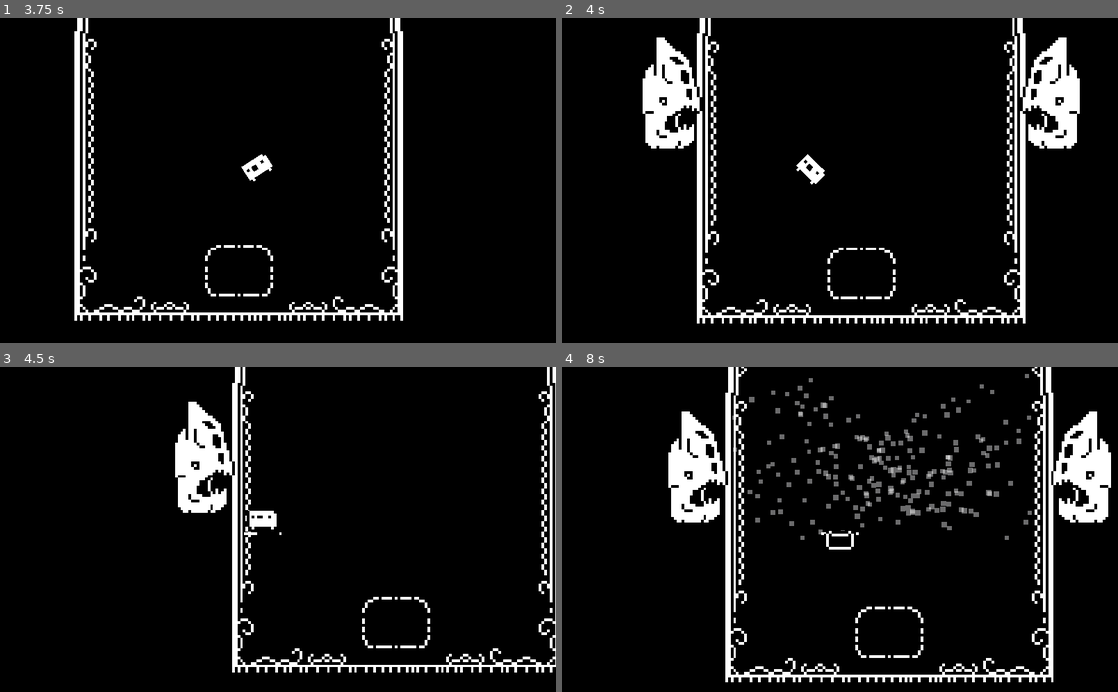
Above: before the commit, frames 1-4 (two rows, left to right).
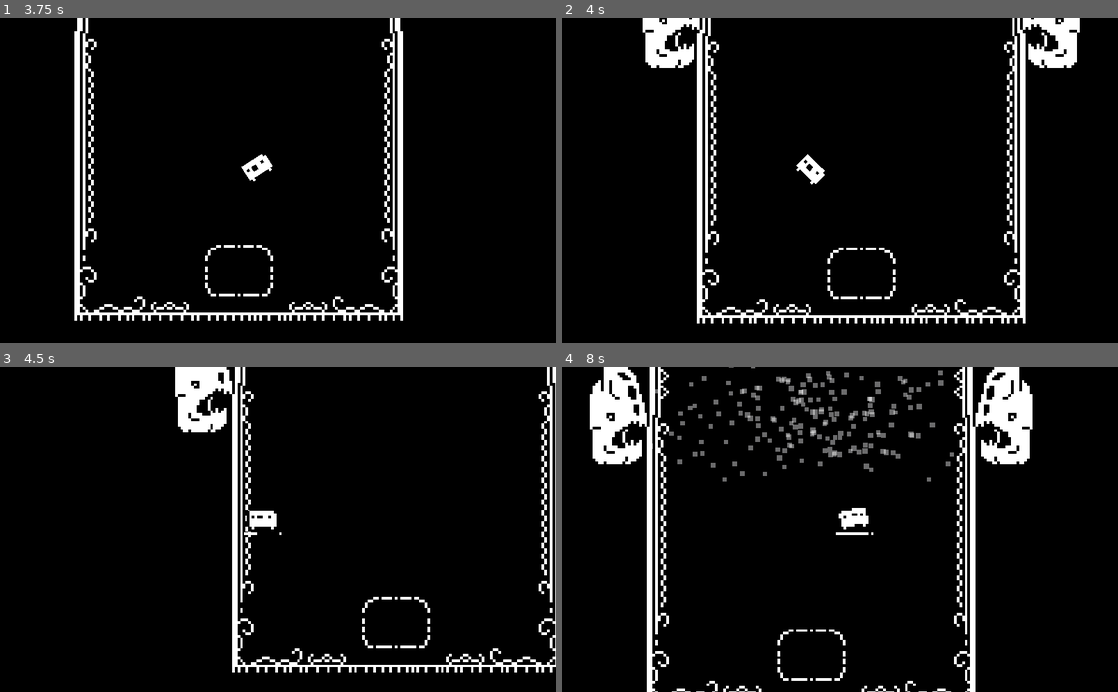
Above: after the commit, the same moments.

Repository: rapieregridoro/one_bit_jam
Game: Godot game, scene res://Scenes/Principal.tscn
Two runs of this game, one before a commit and one after it. Both use one fixed random seed, a clock stepped at 60 frames per second and the inputs below.
Inputs:
- Up to frame 1 (3.75 s): hold D (ptb_right) 0.53-1.28 s; tap Space (Dash) every 0.75 s from 0.6 to 3.6 s; hold S (ptb_down) 1.28-2.03 s; hold D (ptb_right) 2.03-2.78 s; hold W (ptb_up) 2.78-3.53 s; hold A (ptb_left) from 3.53 s (still down)
- Up to frame 2 (4 s): keep holding A (ptb_left)
- Up to frame 3 (4.5 s): keep holding A (ptb_left); tap Space (Dash) at 4.35 s
- Up to frame 4 (8 s): release A (ptb_left) at 5.03 s; hold S (ptb_down) 5.03-5.78 s; tap Space (Dash) every 0.75 s from 5.1 to 7.35 s; hold D (ptb_right) 5.78-6.53 s; hold W (ptb_up) 6.53-7.28 s; hold D (ptb_right) from 7.28 s (still down)

Frame 1 is identical in both runs. In frame 2, 5.2% of the frame differs, in the area x 14-94%, y 0-41%; in frame 3, 3.0%; in frame 4, 21%, in the area x 5-99%, y 0-100%.

Commit message:
Score

Diff:
--- a/Godot_Project-One_Bit_Jam-Abril_21/Scenes/Eventos/Torre_fogo.tscn
+++ b/Godot_Project-One_Bit_Jam-Abril_21/Scenes/Eventos/Torre_fogo.tscn
@@ -5,8 +5,8 @@
 [node name="Torre_fogo" type="Node2D"]
 
 [node name="Obj_torre_fogo2" parent="." instance=ExtResource( 1 )]
-position = Vector2( -70, 30 )
+position = Vector2( -70, 0.1549 )
 scale = Vector2( -1, 1 )
 
 [node name="Obj_torre_fogo" parent="." instance=ExtResource( 1 )]
-position = Vector2( 70, 30 )
+position = Vector2( 70, 0.1549 )
--- a/Godot_Project-One_Bit_Jam-Abril_21/Scenes/Objetos/Obj_samurai.tscn
+++ b/Godot_Project-One_Bit_Jam-Abril_21/Scenes/Objetos/Obj_samurai.tscn
@@ -6,58 +6,58 @@
 
 [sub_resource type="AtlasTexture" id=1]
 atlas = ExtResource( 1 )
-region = Rect2( 624, 0, 104, 137 )
+region = Rect2( 0, 0, 104, 137 )
 
 [sub_resource type="AtlasTexture" id=2]
 atlas = ExtResource( 1 )
-region = Rect2( 728, 0, 104, 137 )
+region = Rect2( 104, 0, 104, 137 )
 
 [sub_resource type="AtlasTexture" id=3]
 atlas = ExtResource( 1 )
-region = Rect2( 832, 0, 104, 137 )
+region = Rect2( 208, 0, 104, 137 )
 
 [sub_resource type="AtlasTexture" id=4]
 atlas = ExtResource( 1 )
-region = Rect2( 936, 0, 104, 137 )
+region = Rect2( 312, 0, 104, 137 )
 
 [sub_resource type="AtlasTexture" id=5]
 atlas = ExtResource( 1 )
-region = Rect2( 1040, 0, 104, 137 )
+region = Rect2( 416, 0, 104, 137 )
 
 [sub_resource type="AtlasTexture" id=6]
 atlas = ExtResource( 1 )
-region = Rect2( 0, 0, 104, 137 )
+region = Rect2( 520, 0, 104, 137 )
 
 [sub_resource type="AtlasTexture" id=7]
 atlas = ExtResource( 1 )
-region = Rect2( 104, 0, 104, 137 )
+region = Rect2( 624, 0, 104, 137 )
 
 [sub_resource type="AtlasTexture" id=8]
 atlas = ExtResource( 1 )
-region = Rect2( 208, 0, 104, 137 )
+region = Rect2( 728, 0, 104, 137 )
 
 [sub_resource type="AtlasTexture" id=9]
 atlas = ExtResource( 1 )
-region = Rect2( 312, 0, 104, 137 )
+region = Rect2( 832, 0, 104, 137 )
 
 [sub_resource type="AtlasTexture" id=10]
 atlas = ExtResource( 1 )
-region = Rect2( 416, 0, 104, 137 )
+region = Rect2( 936, 0, 104, 137 )
 
 [sub_resource type="AtlasTexture" id=11]
 atlas = ExtResource( 1 )
-region = Rect2( 520, 0, 104, 137 )
+region = Rect2( 1040, 0, 104, 137 )
 
 [sub_resource type="SpriteFrames" id=12]
 animations = [ {
-"frames": [ SubResource( 1 ), SubResource( 2 ), SubResource( 3 ), SubResource( 4 ), SubResource( 5 ) ],
+"frames": [ SubResource( 1 ), SubResource( 2 ), SubResource( 3 ), SubResource( 4 ), SubResource( 5 ), SubResource( 6 ), null ],
+"loop": true,
+"name": "Sacando",
+"speed": 5.0
+}, {
+"frames": [ SubResource( 7 ), SubResource( 8 ), SubResource( 9 ), SubResource( 10 ), SubResource( 11 ) ],
 "loop": true,
 "name": "Corte",
-"speed": 5.0
-}, {
-"frames": [ SubResource( 6 ), SubResource( 7 ), SubResource( 8 ), SubResource( 9 ), SubResource( 10 ), SubResource( 11 ) ],
-"loop": true,
-"name": "Sacando",
 "speed": 5.0
 } ]
 
@@ -82,10 +82,10 @@
 tracks/1/imported = false
 tracks/1/enabled = true
 tracks/1/keys = {
-"times": PoolRealArray( 0, 1, 1.2, 1.4, 1.5, 1.6, 1.7, 1.8, 1.9, 2.5, 2.6, 2.7, 2.8, 2.9 ),
-"transitions": PoolRealArray( 1, 1, 1, 1, 1, 1, 1, 1, 1, 1, 1, 1, 1, 1 ),
+"times": PoolRealArray( 0, 1, 1.2, 1.4, 1.5, 1.6, 1.7, 1.8, 1.9, 2, 2.5, 2.6, 2.7, 2.8, 2.9 ),
+"transitions": PoolRealArray( 1, 1, 1, 1, 1, 1, 1, 1, 1, 1, 1, 1, 1, 1, 1 ),
 "update": 1,
-"values": [ 0, 0, 1, 2, 3, 2, 3, 4, 5, 0, 1, 2, 3, 4 ]
+"values": [ 0, 0, 1, 2, 3, 2, 3, 4, 5, 6, 0, 1, 2, 3, 4 ]
 }
 tracks/2/type = "bezier"
 tracks/2/path = NodePath(".:position:x")
Binary file added: Godot_Project-One_Bit_Jam-Abril_21/Images/Score.png
